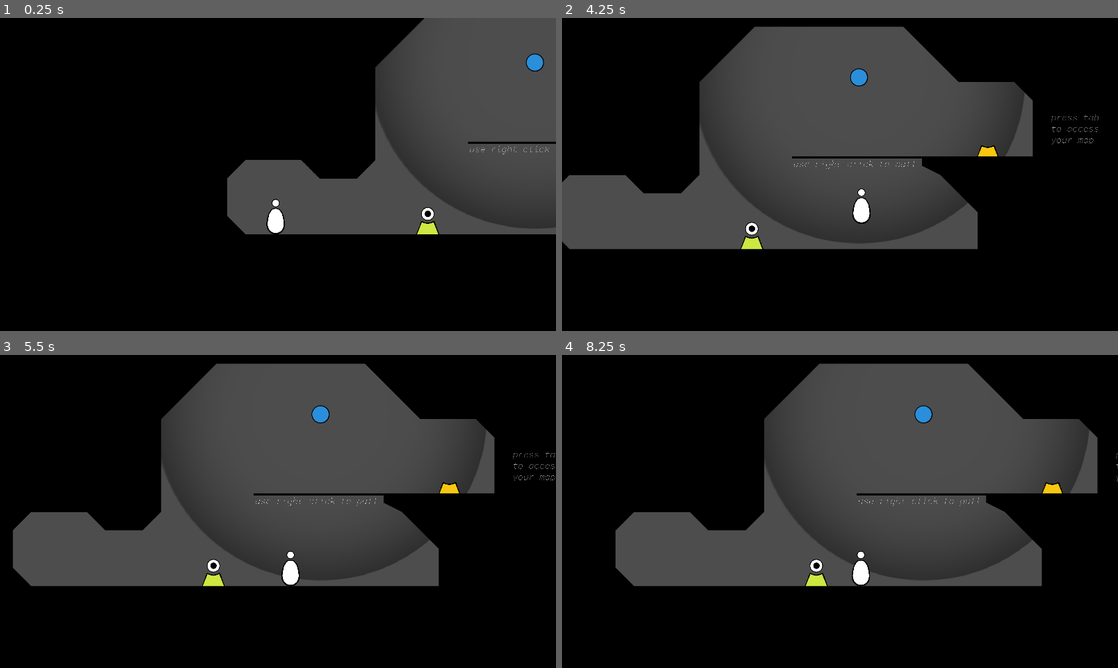
Above: before the commit, frames 1-4 (two rows, left to right).
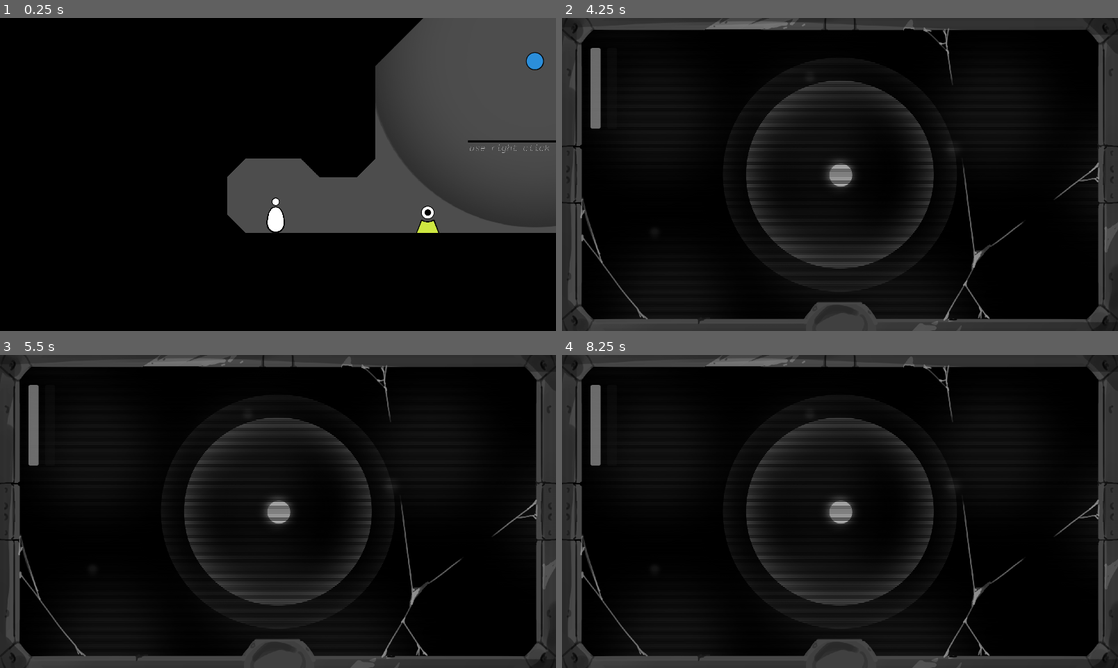
Above: after the commit, the same moments.

Repository: Lukko-Digital/upwell
Game: Godot game, scene res://src/game.tscn
The game is run twice, just before and just after one commit, with the same random seed, the same clock (stepped at 60 frames per second) and the same inputs.
Inputs (mouse positions are in pixels of both pictures, inside the frame that each line leads up to):
- Up to frame 1 (0.25 s): no input
- Up to frame 2 (4.25 s): tap Enter every 0.75 s from 0.5 to 3.5 s; move the mouse to (962, 158) at 0.52 s; hold Right mouse button (attract) 0.53-1.28 s; hold D (right) 0.53-2.03 s; click (962, 158) at 0.67 s; tap Space (jump) at 0.77, 1.52, 3.02, 3.77 s; move the mouse to (728, 190) at 1.27 s; tap Shift (boost) at 1.35 s; move the mouse to (895, 105) at 2.02 s; hold A (left) 2.03-2.78 s; hold E (interact) 2.03-2.78 s; move the mouse to (812, 237) at 2.77 s; hold D (right) from 2.78 s (still down); click (812, 237) at 2.85 s; move the mouse to (1006, 221) at 3.52 s; hold Right mouse button (attract) from 3.53 s (still down); tap Tab (map) at 4.15 s
- Up to frame 3 (5.5 s): tap Enter at 4.25 s; move the mouse to (111, 464) at 4.27 s; release D (right) at 4.28 s; release Right mouse button (attract) at 4.28 s; hold A (left) 4.28-5.03 s; tap Shift (boost) at 4.35 s; tap Space (jump) at 4.52 s; move the mouse to (305, 511) at 5.02 s; hold D (right) from 5.03 s (still down); hold E (interact) from 5.03 s (still down); click (305, 511) at 5.17 s
- Up to frame 4 (8.25 s): move the mouse to (756, 433) at 5.77 s; release D (right) at 5.78 s; release E (interact) at 5.78 s; hold A (left) 5.78-7.28 s; click (756, 433) at 5.85 s; tap Space (jump) at 6.02, 6.77, 7.52 s; move the mouse to (962, 495) at 6.52 s; hold Right mouse button (attract) 6.53-7.28 s; move the mouse to (728, 527) at 7.27 s; hold D (right) from 7.28 s (still down); tap Shift (boost) at 7.35 s; click (728, 527) at 7.42 s; move the mouse to (895, 442) at 8.02 s; hold E (interact) from 8.03 s (still down)

The runs differ from the first frame. In frame 1, 0.9% of the frame differs, in the area x 40-100%, y 0-70%; in frame 2, 54%; in frame 3, 55%; in frame 4, 56%, in the area x 0-100%, y 0-100%.
Error before the commit: Invalid access to property or key 'moving' on a base object of type 'null instance'. (res://src/game.gd:19)

Commit message:
remade levels with new map_level

Diff:
--- a/src/map/map.tscn
+++ b/src/map/map.tscn
@@ -1,15 +1,39 @@
-[gd_scene load_steps=6 format=3 uid="uid://bb68hmcptqlgt"]
-
+[gd_scene load_steps=24 format=3 uid="uid://bb68hmcptqlgt"]
+
+[ext_resource type="PackedScene" uid="uid://d0rlssnvit7w4" path="res://src/map/map_player.tscn" id="1_8n3xw"]
 [ext_resource type="Script" path="res://src/map/map.gd" id="1_ithwi"]
+[ext_resource type="PackedScene" uid="uid://ql7gm3yuyicr" path="res://src/map/map_level.tscn" id="5_1gw2i"]
+[ext_resource type="PackedScene" uid="uid://braj8804rj7dv" path="res://src/levels/level_1a.tscn" id="5_ivr4h"]
+[ext_resource type="PackedScene" uid="uid://d30me1egqqj3m" path="res://src/levels/level_1b.tscn" id="6_fvxgp"]
+[ext_resource type="PackedScene" uid="uid://c7quof7qa16p1" path="res://src/levels/level_1bb.tscn" id="7_6552w"]
+[ext_resource type="Texture2D" uid="uid://cu2hfokgxd4pw" path="res://assets/ui/map/destination.png" id="7_xnplc"]
+[ext_resource type="PackedScene" uid="uid://bylvh61lxfpjf" path="res://src/levels/level_1c.tscn" id="8_42x0w"]
+[ext_resource type="PackedScene" uid="uid://b1oqu2spncu02" path="res://src/levels/level_2a.tscn" id="9_31x8g"]
 [ext_resource type="Texture2D" uid="uid://bbjdwc6iyldfv" path="res://assets/ui/map/scanlines.png" id="10_4gdd3"]
+[ext_resource type="PackedScene" uid="uid://b1ohirk0tdvia" path="res://src/levels/level_2b.tscn" id="10_bubgk"]
+[ext_resource type="PackedScene" uid="uid://dhh8bomlko4vb" path="res://src/levels/level_2c.tscn" id="11_tid8g"]
 [ext_resource type="Texture2D" uid="uid://bkx3m3c8bdjp5" path="res://assets/ui/map/cover.png" id="11_x5ox6"]
+[ext_resource type="PackedScene" uid="uid://o6moiba3gla" path="res://src/levels/level_3a.tscn" id="12_bacb4"]
 [ext_resource type="Texture2D" uid="uid://dc6nfaju78e60" path="res://assets/environment/test_level/particle_softest.png" id="12_kdma8"]
+[ext_resource type="PackedScene" uid="uid://cbvweu7hx3d8v" path="res://src/levels/level_3b.tscn" id="13_0hdvm"]
+[ext_resource type="PackedScene" uid="uid://b0yb3gick68l7" path="res://src/levels/level_3bb.tscn" id="14_hhj5m"]
+[ext_resource type="PackedScene" uid="uid://s6xt6dw12rte" path="res://src/levels/level_3c.tscn" id="15_y2d0f"]
+[ext_resource type="PackedScene" uid="uid://bckdm5vd4g7gv" path="res://src/levels/level_4a.tscn" id="16_ifjk0"]
+[ext_resource type="PackedScene" uid="uid://d0mjp8x5p4fxd" path="res://src/levels/level_4b.tscn" id="17_miqwq"]
+[ext_resource type="PackedScene" uid="uid://mwr82xl4xrkg" path="res://src/levels/level_4c.tscn" id="18_k4ki2"]
 
 [sub_resource type="CanvasItemMaterial" id="CanvasItemMaterial_pifqs"]
 blend_mode = 3
 
+[sub_resource type="CircleShape2D" id="CircleShape2D_8hv42"]
+radius = 38.6394
+
 [node name="Map" type="Node2D"]
 script = ExtResource("1_ithwi")
+
+[node name="MapPlayer" parent="." instance=ExtResource("1_8n3xw")]
+
+[node name="Camera2D" type="Camera2D" parent="MapPlayer"]
 
 [node name="CanvasLayer" type="CanvasLayer" parent="."]
 
@@ -128,3 +152,213 @@
 scale = Vector2(0.123151, 0.123151)
 texture = ExtResource("12_kdma8")
 metadata/_edit_lock_ = true
+
+[node name="Levels" type="Node" parent="."]
+
+[node name="1a" parent="Levels" instance=ExtResource("5_1gw2i")]
+level = ExtResource("5_ivr4h")
+level_id = 1
+
+[node name="Sprite2D" type="Sprite2D" parent="Levels/1a"]
+texture = ExtResource("7_xnplc")
+metadata/_edit_lock_ = true
+
+[node name="CollisionShape2D" type="CollisionShape2D" parent="Levels/1a"]
+position = Vector2(3, 2)
+shape = SubResource("CircleShape2D_8hv42")
+metadata/_edit_lock_ = true
+
+[node name="1b" parent="Levels" instance=ExtResource("5_1gw2i")]
+position = Vector2(181, -64)
+level = ExtResource("6_fvxgp")
+level_id = 2
+locked = true
+
+[node name="Sprite2D" type="Sprite2D" parent="Levels/1b"]
+texture = ExtResource("7_xnplc")
+metadata/_edit_lock_ = true
+
+[node name="CollisionShape2D" type="CollisionShape2D" parent="Levels/1b"]
+position = Vector2(3, 2)
+shape = SubResource("CircleShape2D_8hv42")
+metadata/_edit_lock_ = true
+
+[node name="1bb" parent="Levels" instance=ExtResource("5_1gw2i")]
+position = Vector2(376, -76)
+level = ExtResource("7_6552w")
+level_id = 3
+locked = true
+
+[node name="Sprite2D" type="Sprite2D" parent="Levels/1bb"]
+texture = ExtResource("7_xnplc")
+metadata/_edit_lock_ = true
+
+[node name="CollisionShape2D" type="CollisionShape2D" parent="Levels/1bb"]
+position = Vector2(3, 2)
+shape = SubResource("CircleShape2D_8hv42")
+metadata/_edit_lock_ = true
+
+[node name="1c" parent="Levels" instance=ExtResource("5_1gw2i")]
+position = Vector2(527, -71)
+level = ExtResource("8_42x0w")
+level_id = 4
+locked = true
+
+[node name="Sprite2D" type="Sprite2D" parent="Levels/1c"]
+texture = ExtResource("7_xnplc")
+metadata/_edit_lock_ = true
+
+[node name="CollisionShape2D" type="CollisionShape2D" parent="Levels/1c"]
+position = Vector2(3, 2)
+shape = SubResource("CircleShape2D_8hv42")
+metadata/_edit_lock_ = true
+
+[node name="2a" parent="Levels" instance=ExtResource("5_1gw2i")]
+position = Vector2(658, -74)
+level = ExtResource("9_31x8g")
+level_id = 5
+locked = true
+
+[node name="Sprite2D" type="Sprite2D" parent="Levels/2a"]
+texture = ExtResource("7_xnplc")
+metadata/_edit_lock_ = true
+
+[node name="CollisionShape2D" type="CollisionShape2D" parent="Levels/2a"]
+position = Vector2(3, 2)
+shape = SubResource("CircleShape2D_8hv42")
+metadata/_edit_lock_ = true
+
+[node name="2b" parent="Levels" instance=ExtResource("5_1gw2i")]
+position = Vector2(809, -73)
+level = ExtResource("10_bubgk")
+level_id = 6
+locked = true
+
+[node name="Sprite2D" type="Sprite2D" parent="Levels/2b"]
+texture = ExtResource("7_xnplc")
+metadata/_edit_lock_ = true
+
+[node name="CollisionShape2D" type="CollisionShape2D" parent="Levels/2b"]
+position = Vector2(3, 2)
+shape = SubResource("CircleShape2D_8hv42")
+metadata/_edit_lock_ = true
+
+[node name="2c" parent="Levels" instance=ExtResource("5_1gw2i")]
+position = Vector2(936, -78)
+level = ExtResource("11_tid8g")
+level_id = 7
+locked = true
+
+[node name="Sprite2D" type="Sprite2D" parent="Levels/2c"]
+texture = ExtResource("7_xnplc")
+metadata/_edit_lock_ = true
+
+[node name="CollisionShape2D" type="CollisionShape2D" parent="Levels/2c"]
+position = Vector2(3, 2)
+shape = SubResource("CircleShape2D_8hv42")
+metadata/_edit_lock_ = true
+
+[node name="3a" parent="Levels" instance=ExtResource("5_1gw2i")]
+position = Vector2(1095, -67)
+level = ExtResource("12_bacb4")
+level_id = 8
+locked = true
+
+[node name="Sprite2D" type="Sprite2D" parent="Levels/3a"]
+texture = ExtResource("7_xnplc")
+metadata/_edit_lock_ = true
+
+[node name="CollisionShape2D" type="CollisionShape2D" parent="Levels/3a"]
+position = Vector2(3, 2)
+shape = SubResource("CircleShape2D_8hv42")
+metadata/_edit_lock_ = true
+
+[node name="3b" parent="Levels" instance=ExtResource("5_1gw2i")]
+position = Vector2(1240, -70)
+level = ExtResource("13_0hdvm")
+level_id = 9
+locked = true
+
+[node name="Sprite2D" type="Sprite2D" parent="Levels/3b"]
+texture = ExtResource("7_xnplc")
+metadata/_edit_lock_ = true
+
+[node name="CollisionShape2D" type="CollisionShape2D" parent="Levels/3b"]
+position = Vector2(3, 2)
+shape = SubResource("CircleShape2D_8hv42")
+metadata/_edit_lock_ = true
+
+[node name="3bb" parent="Levels" instance=ExtResource("5_1gw2i")]
+position = Vector2(1377, -63)
+level = ExtResource("14_hhj5m")
+level_id = 10
+locked = true
+
+[node name="Sprite2D" type="Sprite2D" parent="Levels/3bb"]
+texture = ExtResource("7_xnplc")
+metadata/_edit_lock_ = true
+
+[node name="CollisionShape2D" type="CollisionShape2D" parent="Levels/3bb"]
+position = Vector2(3, 2)
+shape = SubResource("CircleShape2D_8hv42")
+metadata/_edit_lock_ = true
+
+[node name="3c" parent="Levels" instance=ExtResource("5_1gw2i")]
+position = Vector2(1491, -59)
+level = ExtResource("15_y2d0f")
+level_id = 11
+locked = true
+
+[node name="Sprite2D" type="Sprite2D" parent="Levels/3c"]
+texture = ExtResource("7_xnplc")
+metadata/_edit_lock_ = true
+
+[node name="CollisionShape2D" type="CollisionShape2D" parent="Levels/3c"]
+position = Vector2(3, 2)
+shape = SubResource("CircleShape2D_8hv42")
+metadata/_edit_lock_ = true
+
+[node name="4a" parent="Levels" instance=ExtResource("5_1gw2i")]
+position = Vector2(1623, -57)
+level = ExtResource("16_ifjk0")
+level_id = 12
+locked = true
+
+[node name="Sprite2D" type="Sprite2D" parent="Levels/4a"]
+texture = ExtResource("7_xnplc")
+metadata/_edit_lock_ = true
+
+[node name="CollisionShape2D" type="CollisionShape2D" parent="Levels/4a"]
+position = Vector2(3, 2)
+shape = SubResource("CircleShape2D_8hv42")
+metadata/_edit_lock_ = true
+
+[node name="4b" parent="Levels" instance=ExtResource("5_1gw2i")]
+position = Vector2(1747, -49)
+level = ExtResource("17_miqwq")
+level_id = 13
+locked = true
+
+[node name="Sprite2D" type="Sprite2D" parent="Levels/4b"]
+texture = ExtResource("7_xnplc")
+metadata/_edit_lock_ = true
+
+[node name="CollisionShape2D" type="CollisionShape2D" parent="Levels/4b"]
+position = Vector2(3, 2)
+shape = SubResource("CircleShape2D_8hv42")
+metadata/_edit_lock_ = true
+
+[node name="4c" parent="Levels" instance=ExtResource("5_1gw2i")]
+position = Vector2(1884, -49)
+level = ExtResource("18_k4ki2")
+level_id = 14
+locked = true
+
+[node name="Sprite2D" type="Sprite2D" parent="Levels/4c"]
+texture = ExtResource("7_xnplc")
+metadata/_edit_lock_ = true
+
+[node name="CollisionShape2D" type="CollisionShape2D" parent="Levels/4c"]
+position = Vector2(3, 2)
+shape = SubResource("CircleShape2D_8hv42")
+metadata/_edit_lock_ = true
